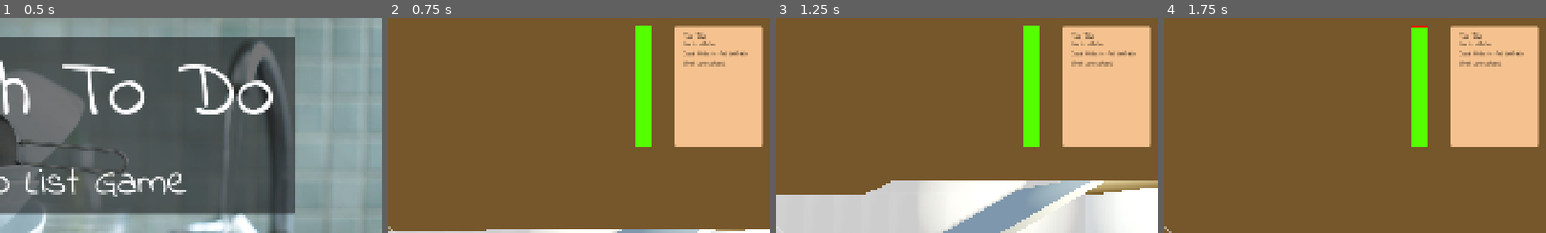
Above: before the commit, frames 1-4 (left to right).
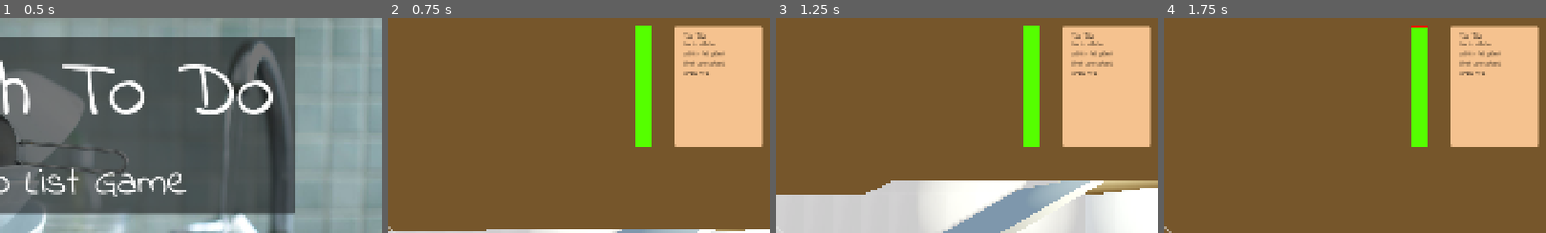
Above: after the commit, the same moments.

Repository: Zeki93/NGJ2025_ToDoList
Game: Godot game, scene res://Scenes/Menu/menu.tscn
The game is run twice, just before and just after one commit, with the same random seed, the same clock (stepped at 60 frames per second) and the same inputs.
Inputs (mouse positions are % of the whole screen's width and height, from its top left):
- Up to frame 1 (0.5 s): no input
- Up to frame 2 (0.75 s): click "Start Game" at 0.5 s
- Up to frame 3 (1.25 s): no input
- Up to frame 4 (1.75 s): move the mouse to (55, 50) at 1.27 s; hold Up (forward) from 1.28 s (still down); hold Ctrl (crouch) from 1.28 s (still down); click (55, 50) at 1.42 s; tap Space (jump) at 1.52 s
The pictures show only the part of the screen within x 50-100%, y 0-50%; the shares and areas given below are measured in that part.

Frame 1 is identical in both runs. In frame 2, 0.3% of the frame differs, in the area x 77-95%, y 15-27%; in frame 3, 0.3%; in frame 4, 0.3%.

Commit message:
Beds won't be added as Todo tasks

Diff:
--- a/ngj2025_todolist/Components/Taskcontroller/bed.gd
+++ b/ngj2025_todolist/Components/Taskcontroller/bed.gd
@@ -1,11 +1,13 @@
 extends Task
 
 class_name Bed
+
 
 @export var sleepRecovery = 70
 
 func _ready() -> void:
 	task_name = "Go to sleep"
+	canBeAddedTodo = false
 
 func do_task():
 	SignalBus.go_to_sleep.emit(sleepRecovery)
--- a/ngj2025_todolist/Components/Taskcontroller/task.gd
+++ b/ngj2025_todolist/Components/Taskcontroller/task.gd
@@ -5,6 +5,7 @@
 @export var cost = 0
 @export var task_name = ""
 @export var special = false
+var canBeAddedTodo = true
 
 func do_task():
 	SignalBus.taskcontroller_do_task.emit(self)
--- a/ngj2025_todolist/Components/Taskcontroller/task_controller.gd
+++ b/ngj2025_todolist/Components/Taskcontroller/task_controller.gd
@@ -13,8 +13,9 @@
 	SignalBus.taskcontroller_do_task.connect(do_task)
 	SignalBus.taskcontroller_go_to_sleep.connect(on_go_to_sleep)
 
-	for child in self.get_children():
-		allTaskArray.push_front(child)
+	for child: Task in self.get_children():
+		if(child.canBeAddedTodo):
+			allTaskArray.push_front(child)
 
 	for i in range (3):
 		add_random_task()
